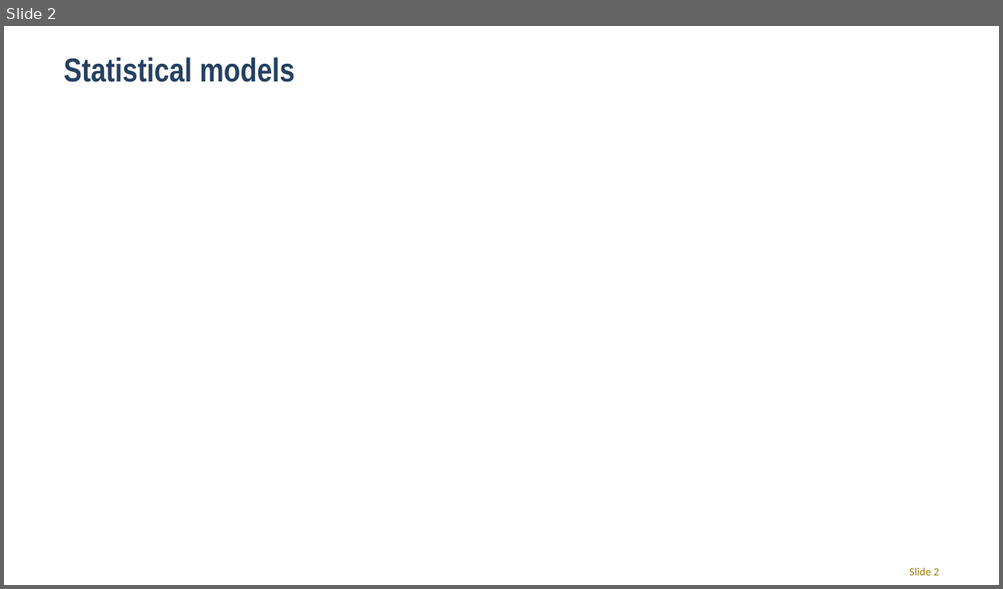
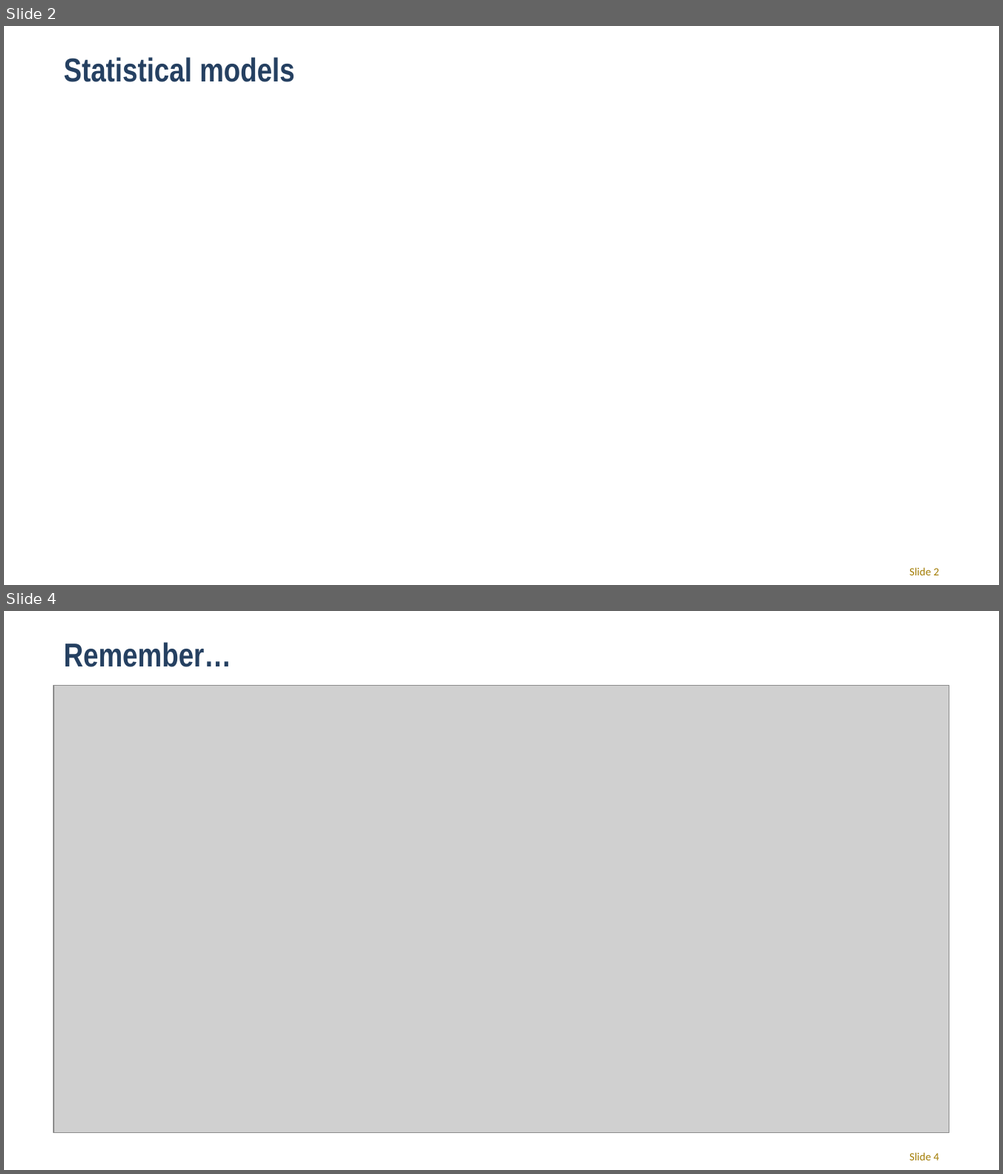
Before and after one commit to CGMoreh/SOC2069, a slide deck: Materials/Slides/Week_5_R.pptx. Shown one above the other, each under a label of ours: slide 2 before the commit, slides 2 and 4 after it; the slides between them are not shown. The pictures are 1003x589 and 1003x1174 pixels, drawn with LibreOffice and Linux fonts; fonts in the diff are those of the drawing; grey boxes stand for pictures; background and template pictures are left out. Boxes give left, top, right and bottom in pixels: in the first picture for what was removed or moved away, otherwise in the second. Text is boxed around its words. In the diff, an @@ line names an element or a change of style, - is before the commit and + after.

```diff
--- a/Materials/Slides/Week_5_R.pptx
+++ b/Materials/Slides/Week_5_R.pptx
@@ slide 4 added at <box>4,611,999,1170</box>, background #FFFFFF @@
@@ title added at <box>64,642,232,667</box>, 24 pt, text #254061, bold @@
+Remember…
@@ picture added at <box>54,686,949,1133</box> @@
@@ page number added at <box>909,1153,939,1161</box>, 8 pt, text #A27B00 @@
+Slide 4
```
Also in this commit, not shown: 4 other slides added, 6 other files.
